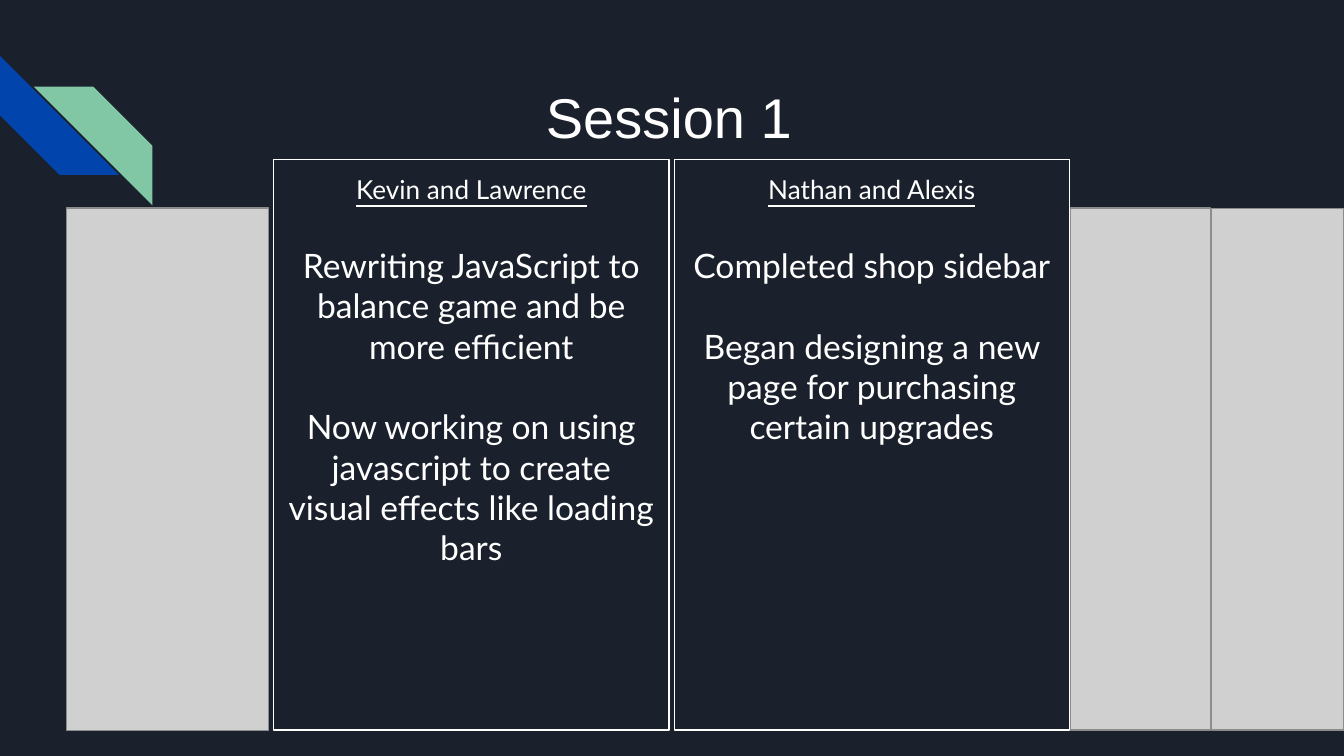
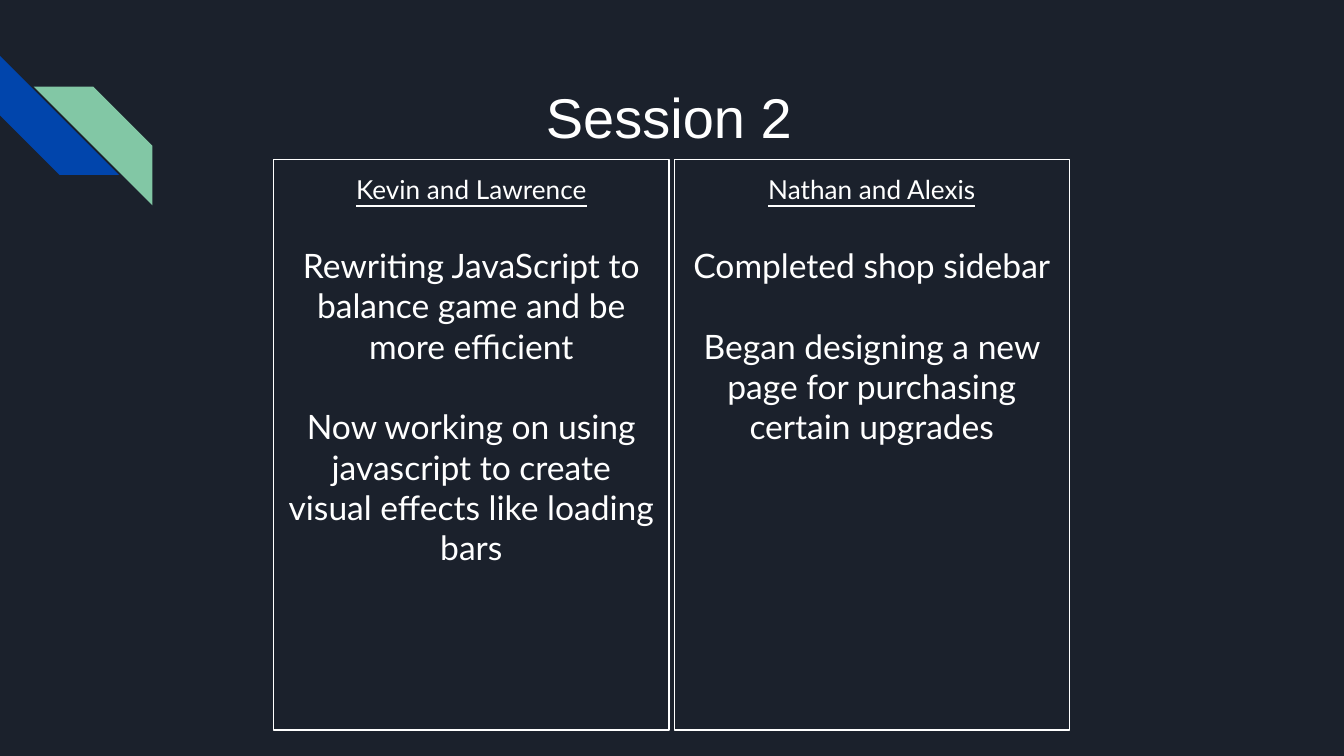
Before and after one commit to lawrence1203/CSSI2019-Team6-Bitcoin-Clicker, a slide deck: slide 2 of Documentation/Day3Progress.pptx. Drawn at 1344x756 pixels with LibreOffice and Linux fonts; fonts in the diff are those of the drawing; grey boxes stand for pictures. Boxes give left, top, right and bottom in pixels: in the first picture for what was removed or moved away, otherwise in the second. Text is boxed around its words. In the diff, an @@ line names an element or a change of style, - is before the commit and + after.

Commit message:
ppt

```diff
--- a/Documentation/Day3Progress.pptx
+++ b/Documentation/Day3Progress.pptx
@@ text at [546, 97, 792, 139]: text changed @@
-Session 1
+Session 2
@@ picture removed at [67, 208, 269, 731] @@
@@ picture removed at [1070, 208, 1210, 730] @@
@@ picture removed at [1211, 208, 1344, 730] @@
```
